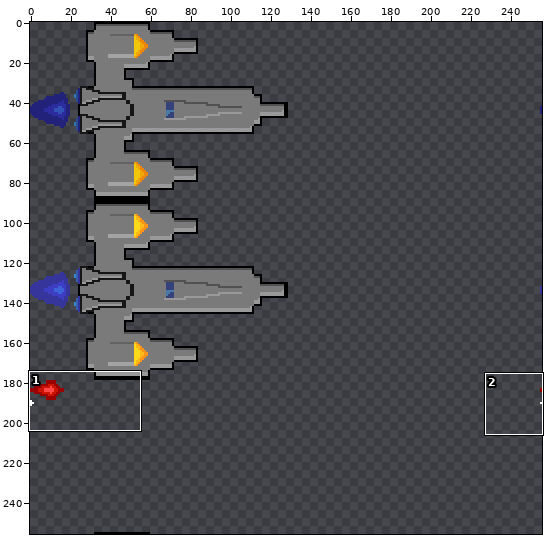
File history of a sprite sheet, libraries/Konata/assets/textures/sprites.png. The first picture is a wide view before the edit; the outline marks the close-up.
Close-up. Earlier state:
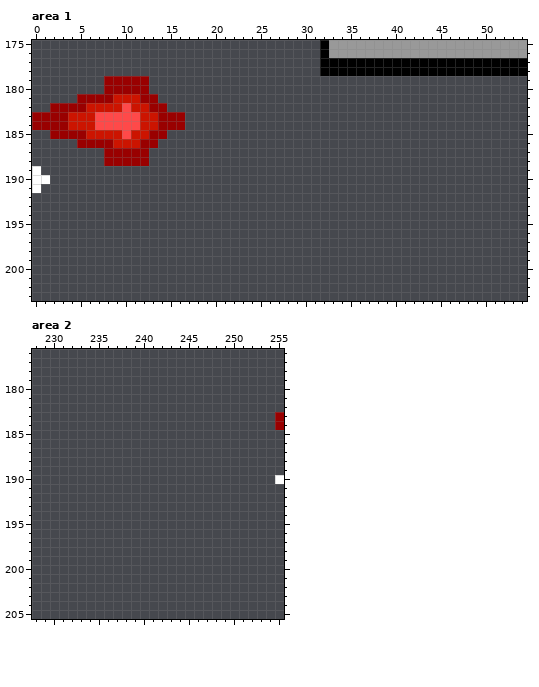
The file is 256x256 pixels. Shown: area 1: x 0..54, y 175..203; area 2: x 228..255, y 176..205.
Once edited:
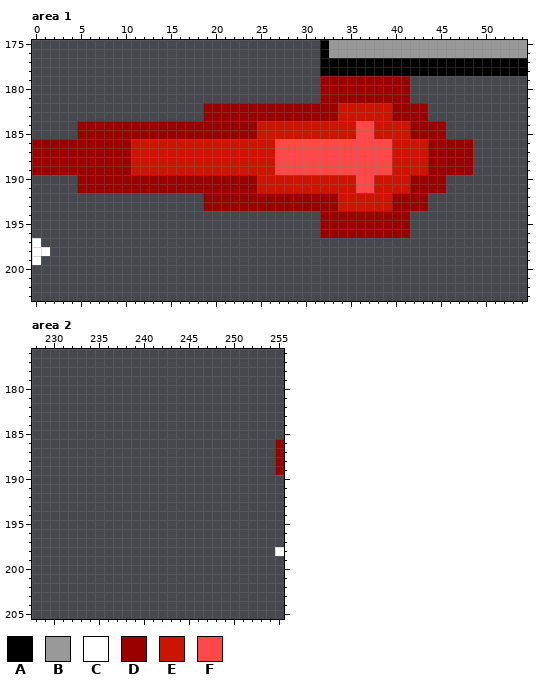
Palette (. is transparent): A #000000  B #999999  C #ffffff  D #990000  E #cc1400  F #ff4949
Change:
{"where": "area 1"}
{"y":179,"x":8,"old":"DDDDD","new":"....."}
{"y":179,"x":32,"old":"..........","new":"DDDDDDDDDD"}
{"y":180,"x":8,"old":"DDDDD","new":"....."}
{"y":180,"x":32,"old":"..........","new":"DDDDDDDDDD"}
{"y":181,"x":5,"old":"DDDDEEEDD","new":"........."}
{"y":181,"x":32,"old":"..........","new":"DDDDDDDDDD"}
{"y":182,"x":2,"old":"DDDDEEEEFEEDD","new":"............."}
{"y":182,"x":19,"old":".........................","new":"DDDDDDDDDDDDDDDEEEEEEDDDD"}
{"y":183,"x":0,"old":"DDDDEEEFFFFFEEDDD","new":"................."}
{"y":183,"x":19,"old":".........................","new":"DDDDDDDDDDDDDDDEEEEEEDDDD"}
{"y":184,"x":0,"old":"DDDDEEEFFFFFEE","new":".....DDDDDDDDD"}
{"y":184,"x":17,"old":".............................","new":"DDDDDDDDEEEEEEEEEEEFFEEEEDDDD"}
{"y":185,"x":2,"old":"DDD","new":"..."}
{"y":185,"x":6,"old":"EEEEFEE","new":"DDDDDDD"}
{"y":185,"x":15,"old":"...............................","new":"DDDDDDDDDDEEEEEEEEEEEFFEEEEDDDD"}
{"y":186,"x":0,"old":".....","new":"DDDDD"}
{"y":186,"x":9,"old":"EE","new":"DD"}
{"y":186,"x":12,"old":"DD...................................","new":"EEEEEEEEEEEEEEEFFFFFFFFFFFFFEEEEDDDDD"}
{"y":187,"x":0,"old":"........","new":"DDDDDDDD"}
{"y":187,"x":11,"old":"DD....................................","new":"EEEEEEEEEEEEEEEEFFFFFFFFFFFFFEEEEDDDDD"}
{"y":188,"x":0,"old":"........","new":"DDDDDDDD"}
{"y":188,"x":11,"old":"DD....................................","new":"EEEEEEEEEEEEEEEEFFFFFFFFFFFFFEEEEDDDDD"}
{"y":189,"x":0,"old":"C................................................","new":"DDDDDDDDDDDEEEEEEEEEEEEEEEEFFFFFFFFFFFFFEEEEDDDDD"}
{"y":190,"x":0,"old":"CC","new":".."}
{"y":190,"x":5,"old":".........................................","new":"DDDDDDDDDDDDDDDDDDDDEEEEEEEEEEEFFEEEEDDDD"}
{"y":191,"x":0,"old":"C","new":"."}
{"y":191,"x":5,"old":".........................................","new":"DDDDDDDDDDDDDDDDDDDDEEEEEEEEEEEFFEEEEDDDD"}
{"y":192,"x":19,"old":".........................","new":"DDDDDDDDDDDDDDDEEEEEEDDDD"}
{"y":193,"x":19,"old":".........................","new":"DDDDDDDDDDDDDDDEEEEEEDDDD"}
{"y":194,"x":32,"old":"..........","new":"DDDDDDDDDD"}
{"y":195,"x":32,"old":"..........","new":"DDDDDDDDDD"}
{"y":196,"x":32,"old":"..........","new":"DDDDDDDDDD"}
{"y":197,"x":0,"old":".","new":"C"}
{"y":198,"x":0,"old":"..","new":"CC"}
{"y":199,"x":0,"old":".","new":"C"}
{"where": "area 2"}
{"y":183,"x":255,"old":"D","new":"."}
{"y":184,"x":255,"old":"D","new":"."}
{"y":186,"x":255,"old":".","new":"D"}
{"y":187,"x":255,"old":".","new":"D"}
{"y":188,"x":255,"old":".","new":"D"}
{"y":189,"x":255,"old":".","new":"D"}
{"y":190,"x":255,"old":"C","new":"."}
{"y":198,"x":255,"old":".","new":"C"}
